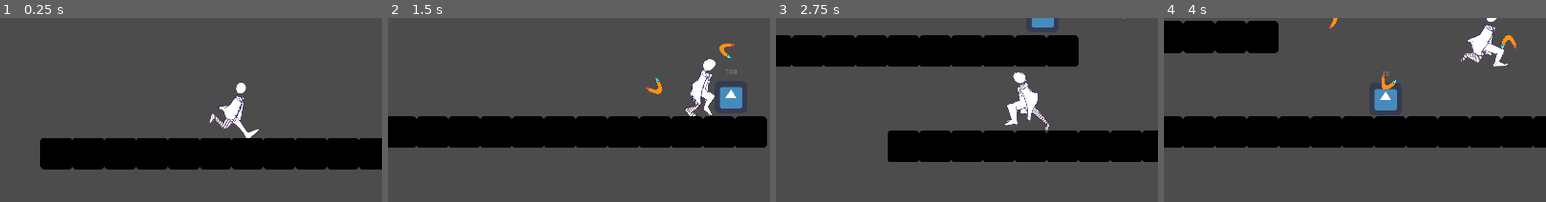
Above: before the commit, frames 1-4 (left to right).
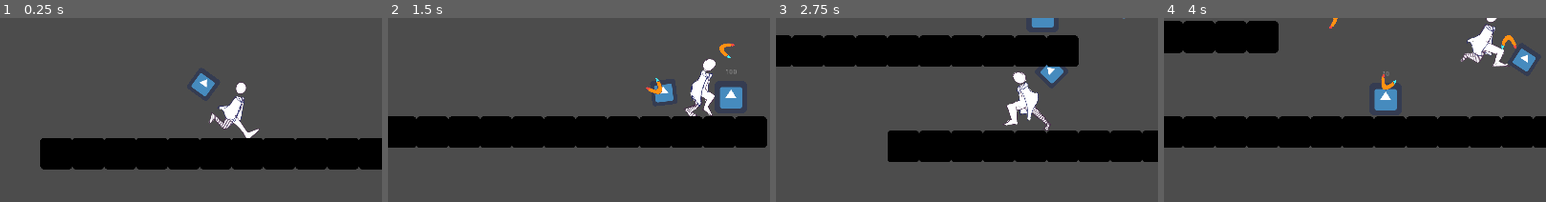
Above: after the commit, the same moments.

Repository: dodo3142/WinterGameJam
Game: Godot game, scene res://Scenes/TestLevel.tscn
Same seed, same stepped clock (60 frames per second), same inputs: the game is played once before the commit and once after it. The engine's default icon, where the game draws it, is replaced by a stand-in: a white triangle on a blue panel in a dark square.
Inputs (mouse positions are % of the whole screen's width and height, from its top left):
- Up to frame 1 (0.25 s): no input
- Up to frame 2 (1.5 s): move the mouse to (72, 33) at 0.52 s; hold Right (Right) from 0.53 s (still down); tap X (Attack) at 0.6, 1.35 s; tap Z (Jump) at 0.77 s; move the mouse to (30, 46) at 1.27 s
- Up to frame 3 (2.75 s): tap Z (Jump) at 1.52 s; move the mouse to (60, 13) at 2.02 s; release Right (Right) at 2.03 s; hold Left (Left) from 2.03 s (still down); tap X (Attack) at 2.1 s
- Up to frame 4 (4 s): move the mouse to (45, 64) at 2.77 s; release Left (Left) at 2.78 s; hold Right (Right) from 2.78 s (still down); tap X (Attack) at 2.85, 3.6 s; tap Z (Jump) at 3.02, 3.77 s; move the mouse to (80, 58) at 3.52 s
The pictures show only the part of the screen within x 13-63%, y 20-70%; the shares and areas given below are measured in that part.

The runs differ from the first frame. In frame 1, 0.4% of the frame differs, in the area x 50-57%, y 30-43%; in frame 2, 0.4%; in frame 3, 0.4%; in frame 4, 0.4%.

Commit message:
hand logic

Diff:
--- /dev/null
+++ b/WinterGameJam/Scenes/Hand.gd
@@ -0,0 +1,16 @@
+extends Position2D
+
+onready var HandSprite = $HandSprite
+
+func _process(delta):
+	look_at(get_global_mouse_position())
+
+	if rotation_degrees >= 360:
+		rotation_degrees = 0
+	if rotation_degrees <= -360:
+		rotation_degrees = 0
+
+	if rotation_degrees >= 90 and rotation_degrees < 270 or rotation_degrees >= -270 and rotation_degrees < -90:
+		HandSprite.flip_v = true
+	else:
+		HandSprite.flip_v = false
--- a/WinterGameJam/Scenes/Player.tscn
+++ b/WinterGameJam/Scenes/Player.tscn
@@ -1,8 +1,10 @@
-[gd_scene load_steps=9 format=2]
+[gd_scene load_steps=11 format=2]
 
 [ext_resource path="res://Assets/Run Cycle Sprite Sheet.png" type="Texture" id=1]
 [ext_resource path="res://Scripts/Player.gd" type="Script" id=2]
 [ext_resource path="res://Scripts/PlayerCamera.gd" type="Script" id=3]
+[ext_resource path="res://icon.png" type="Texture" id=4]
+[ext_resource path="res://Scenes/Hand.gd" type="Script" id=5]
 
 [sub_resource type="CapsuleShape2D" id=3]
 radius = 18.0
@@ -18,7 +20,7 @@
 [sub_resource type="Animation" id=5]
 length = 0.001
 tracks/0/type = "value"
-tracks/0/path = NodePath("Sprite:frame")
+tracks/0/path = NodePath("PlayerSprite:frame")
 tracks/0/interp = 1
 tracks/0/loop_wrap = true
 tracks/0/imported = false
@@ -35,7 +37,7 @@
 length = 1.1
 loop = true
 tracks/0/type = "value"
-tracks/0/path = NodePath("Sprite:frame")
+tracks/0/path = NodePath("PlayerSprite:frame")
 tracks/0/interp = 1
 tracks/0/loop_wrap = true
 tracks/0/imported = false
@@ -52,14 +54,14 @@
 Speed = 500
 JumpForce = -1000
 
-[node name="Sprite" type="Sprite" parent="."]
+[node name="PlayerSprite" type="Sprite" parent="."]
 scale = Vector2( 0.5, 0.5 )
 texture = ExtResource( 1 )
 hframes = 4
 vframes = 3
 region_rect = Rect2( 0, 0, 76.1723, 46.8356 )
 
-[node name="Camera2D" type="Camera2D" parent="Sprite"]
+[node name="Camera2D" type="Camera2D" parent="PlayerSprite"]
 position = Vector2( 170, 2 )
 scale = Vector2( 2, 2 )
 current = true
@@ -74,6 +76,15 @@
 drag_margin_bottom = 0.0
 editor_draw_drag_margin = true
 script = ExtResource( 3 )
+
+[node name="Hand" type="Position2D" parent="PlayerSprite"]
+scale = Vector2( 2, 2 )
+script = ExtResource( 5 )
+
+[node name="HandSprite" type="Sprite" parent="PlayerSprite/Hand"]
+position = Vector2( 85, 1 )
+scale = Vector2( 0.8, 0.8 )
+texture = ExtResource( 4 )
 
 [node name="CollisionShape2D" type="CollisionShape2D" parent="."]
 modulate = Color( 0, 1, 0.858824, 1 )
@@ -98,6 +109,6 @@
 anims/RESET = SubResource( 5 )
 anims/Running = SubResource( 6 )
 
-[connection signal="Grounded_Update" from="." to="Sprite/Camera2D" method="_on_Player_Grounded_Update"]
+[connection signal="Grounded_Update" from="." to="PlayerSprite/Camera2D" method="_on_Player_Grounded_Update"]
 [connection signal="timeout" from="CoyoteTimer" to="." method="_on_CoyoteTimer_timeout"]
 [connection signal="timeout" from="JumpBuffring" to="." method="_on_JumpBuffring_timeout"]
--- a/WinterGameJam/Scripts/Player.gd
+++ b/WinterGameJam/Scripts/Player.gd
@@ -25,7 +25,7 @@
 var create = true
 
 #get the nodes and scenes
-onready var PlayerSprite = $Sprite
+onready var PlayerSprite = $PlayerSprite
 onready var CoyoteJump = $CoyoteTimer
 onready var JumpBuffring = $JumpBuffring
 onready var Anim = $AnimationPlayer
